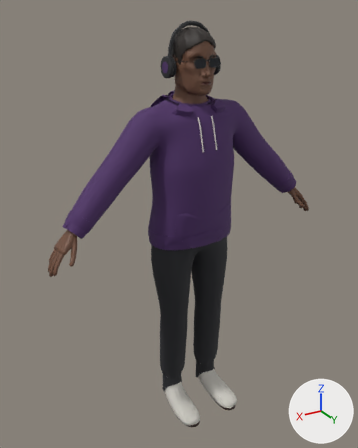
One commit to the glTF model game/assets/characters/char_club_dj/char_club_dj.glb: the scene before it, then after it.
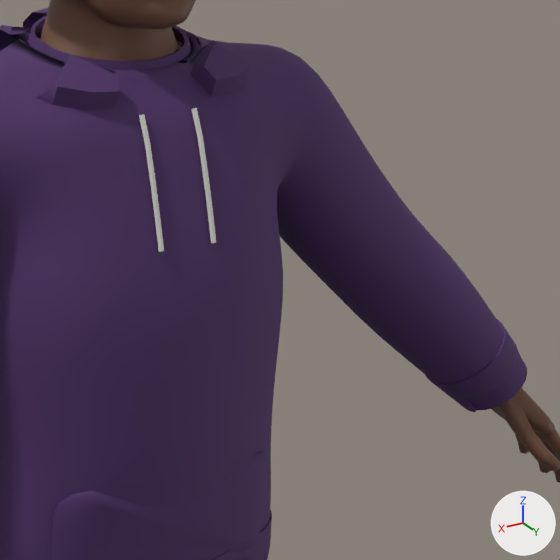
Old and new are each drawn whole from a camera (50 mm lens) standing at (1.117, 1.751, 1.848) and looking at (0.055, -0.018, 0.963) and again close up on the part from 45% to 85% of the width and 20% to 51% of the height. Arrows for +X, +Y and +Z are at lower right; the lights stay in place. The last two pictures show the newer version. Vertices at exactly the same position are counted once.

Names of what the first close-up shows: 'Body', 'Gear', 'Outfit'.
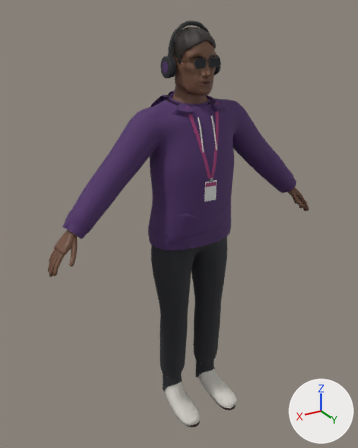
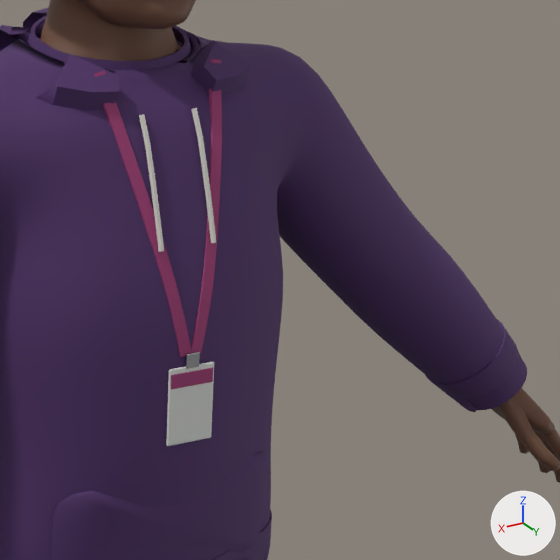
Location of each change, (x1, y1, x2, y2) in pixels of the close-ups (560 x 560 px):
part 1 of me_gear, added: after (171, 368, 213, 389)
part 2 of me_gear, added: after (166, 362, 214, 446)
part 3 of me_gear, added: after (185, 352, 200, 369)
part 4 of me_outfit, built on: before (64, 45, 243, 252); after (60, 45, 243, 357)

The edits, one by one:
Material 'M_char_club_magenta' (mat_m_char_club_magenta) is new.
Its base color is (0.342, 0.0423, 0.168) (purple #9e3a72).
Its roughness is 0.7.
Material 'M_chrome' (mat_m_chrome) is new.
Its base color is (0.578, 0.591, 0.604) (light grey #c8cacc).
Its metallic is 1.0.
Its roughness is 0.15.
Material 'M_char_medic_white' (mat_m_char_medic_white) is new.
Its base color is (0.701, 0.716, 0.687) (light grey #dadcd8).
Its roughness is 0.55.
me_gear is used by ob_gear; location (0.0, 0.0, 0.0).
me_gear had 72 vertices, 136 faces and spanned x -0.0356..0.0356, y 0.0888..0.1352, z 1.3261..1.4591.
me_gear now has 144 vertices, 268 faces and spans x -0.0356..0.0356, y 0.0888..0.149, z 1.117..1.4591.
me_gear part 1: a new loose piece of 24 vertices spanning x -0.0258..0.0262, y 0.1451..0.1486, z 1.1809..1.1969, in mat_m_char_club_magenta (purple #9e3a72).
me_gear part 2: a new loose piece of 24 vertices spanning x -0.0279..0.0281, y 0.1415..0.148, z 1.117..1.203, in mat_m_char_medic_white (light grey #dadcd8).
me_gear part 3: a new loose piece of 24 vertices spanning x -0.0079..0.0082, y 0.1442..0.149, z 1.2009..1.217, in mat_m_chrome (light grey #c8cacc).
me_gear gains material mat_m_char_club_magenta (purple #9e3a72).
me_gear gains material mat_m_char_medic_white (light grey #dadcd8).
me_gear gains material mat_m_chrome (light grey #c8cacc).
me_outfit is used by ob_outfit; location (0.0, 0.0, 0.0).
me_outfit had 7571 vertices, 14470 faces and spanned x -0.59..0.59, y -0.15..0.23, z 0.0..1.54.
me_outfit now has 7661 vertices, 14610 faces and spans x -0.59..0.59, y -0.15..0.23, z 0.0..1.54.
me_outfit part 4: 4 vertices moved within x -0.07..0.07, y 0.07..0.12, z 1.35..1.5; 90 vertices added at x -0.09..0.09, y 0.03..0.14, z 1.21..1.5.
me_outfit gains material mat_m_char_club_magenta (purple #9e3a72).
